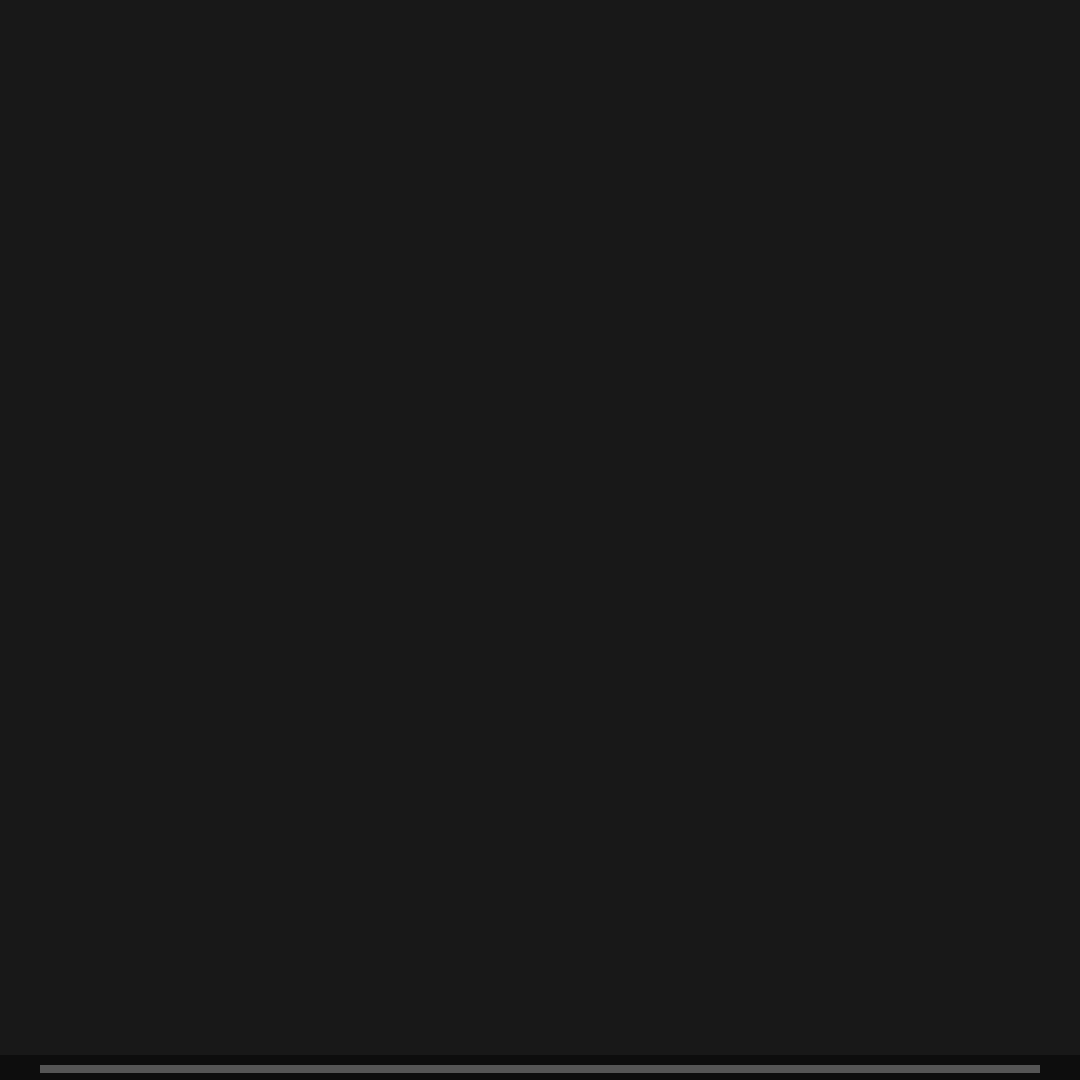
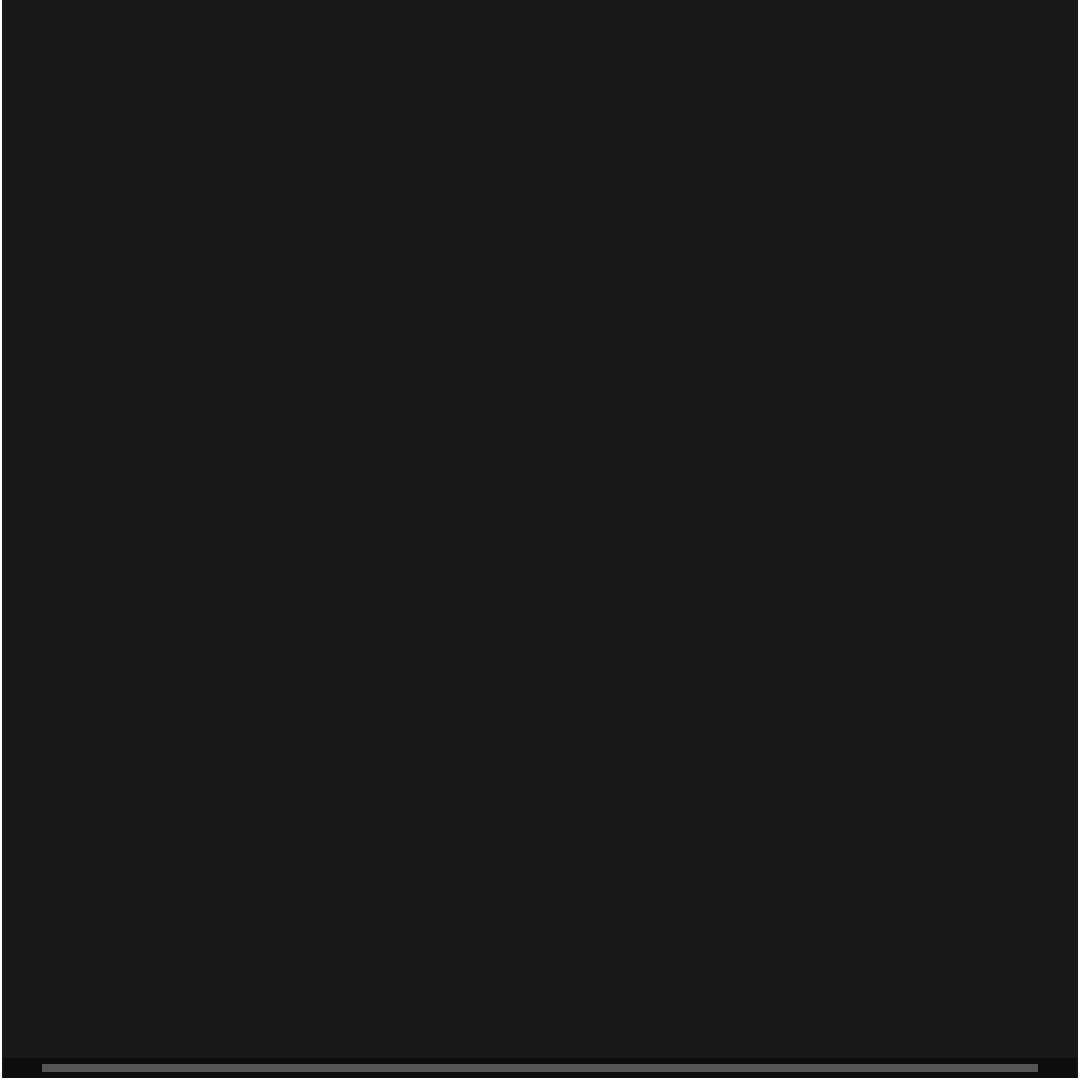
Comparing the layer stacks of the two w=1080, h=1080 images. Changes:
added group "Unknown_Folder" with 3 layers over [2, 1055, 1078, 1078]
moved "Прямоугольник 2" into group "Unknown_Folder", painted on it over [40, 1064, 1040, 1073]
moved "Прямоугольник 1" into group "Unknown_Folder", painted on it over [0, 1055, 1080, 1080]
removed layer "Слой 1" over [0, 0, 1080, 1080]
added layer "Прямоугольник 3" in group "Unknown_Folder" over [2, 1055, 1078, 1078]
